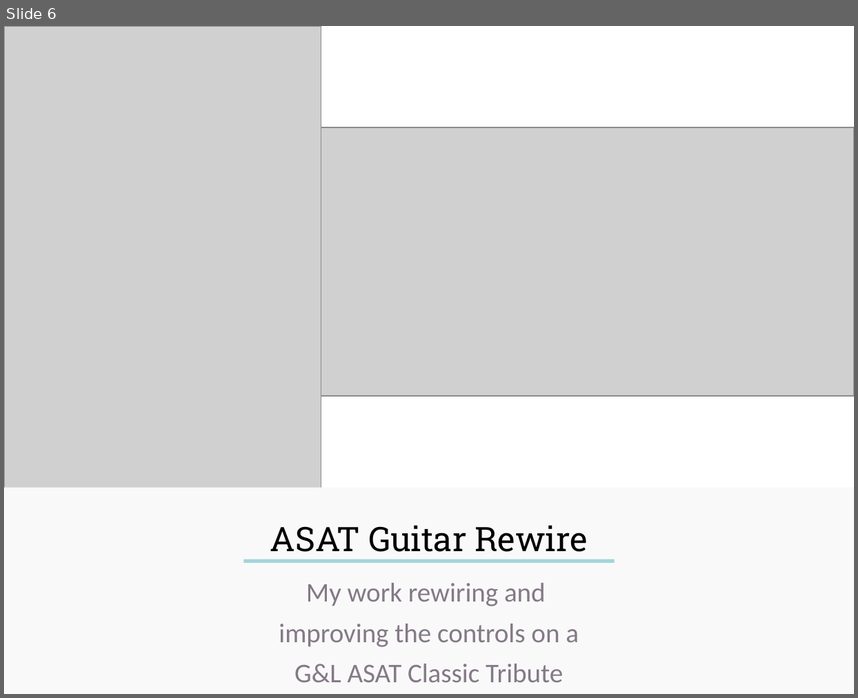
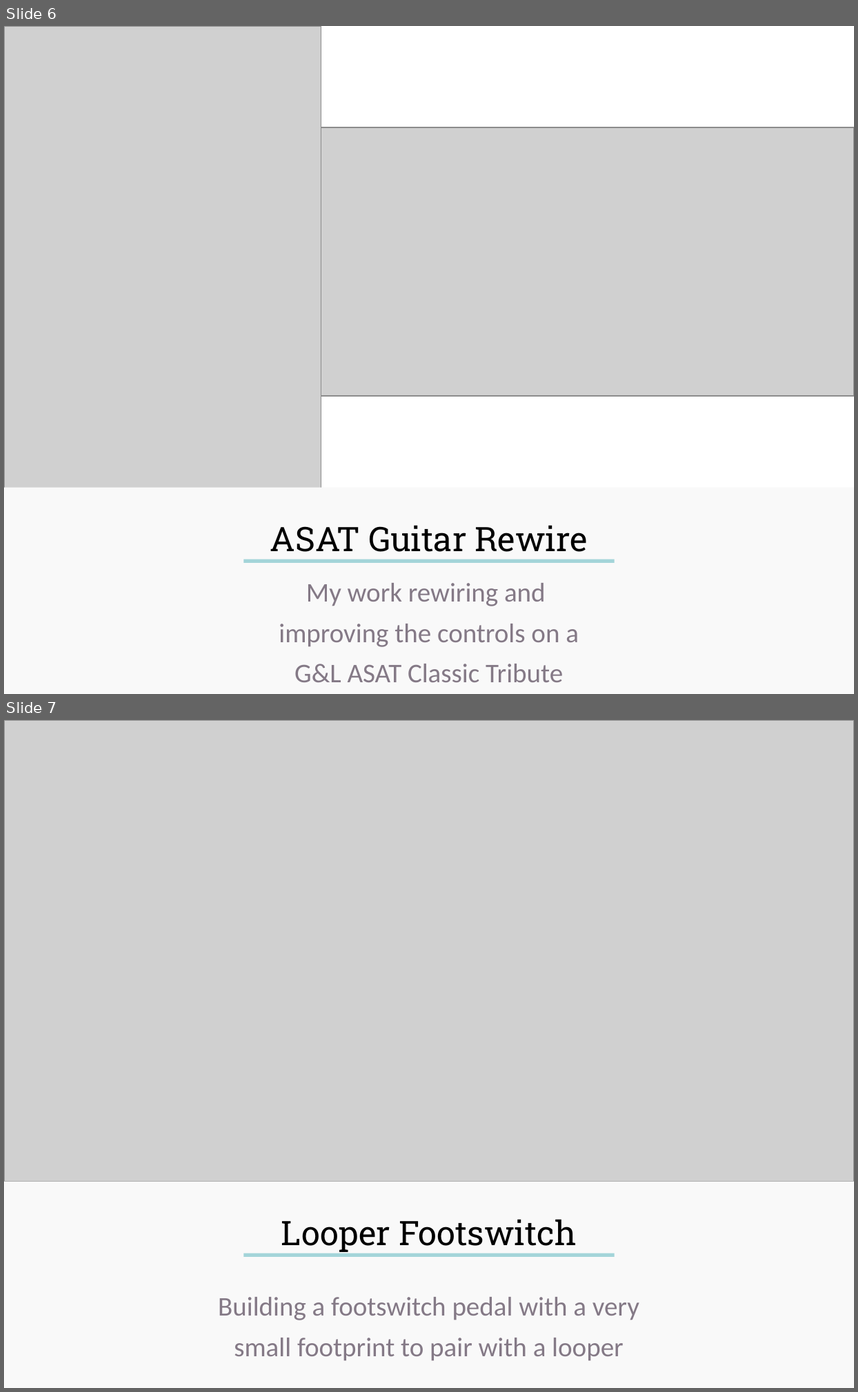
Before and after one commit to ryanlonergan/ryanlonergan.github.io, a slide deck: assets/guitar/Template for guitar post cards.pptx. Shown one above the other, each under a label of ours: slide 6 before the commit, slides 6 and 7 after it. The pictures are 858x698 and 858x1392 pixels, drawn with LibreOffice and Linux fonts; fonts in the diff are those of the drawing; grey boxes stand for pictures. Boxes give left, top, right and bottom in pixels: in the first picture for what was removed or moved away, otherwise in the second. Text is boxed around its words. In the diff, an @@ line names an element or a change of style, - is before the commit and + after.

```diff
--- a/assets/guitar/Template for guitar post cards.pptx
+++ b/assets/guitar/Template for guitar post cards.pptx
@@ slide 7 added at (4,720,854,1388), background gradient #210F01 to #130600 to #22130C to #1D0E0B @@
@@ picture added at (4,720,854,1182) @@
@@ rectangle added at (4,1182,854,1388), fill #F9F9F9 @@
@@ text added at (281,1219,576,1252), 20 pt, text #000000 @@
+Looper Footswitch
@@ rectangle added at (243,1253,614,1257), fill #A4D5D9 @@
@@ text added at (218,1297,639,1360), 16 pt, text #847986 @@
+Building a footswitch pedal with a very
+small footprint to pair with a looper
```
Also in this commit, not shown: 1 other slide added, 2 other files.
